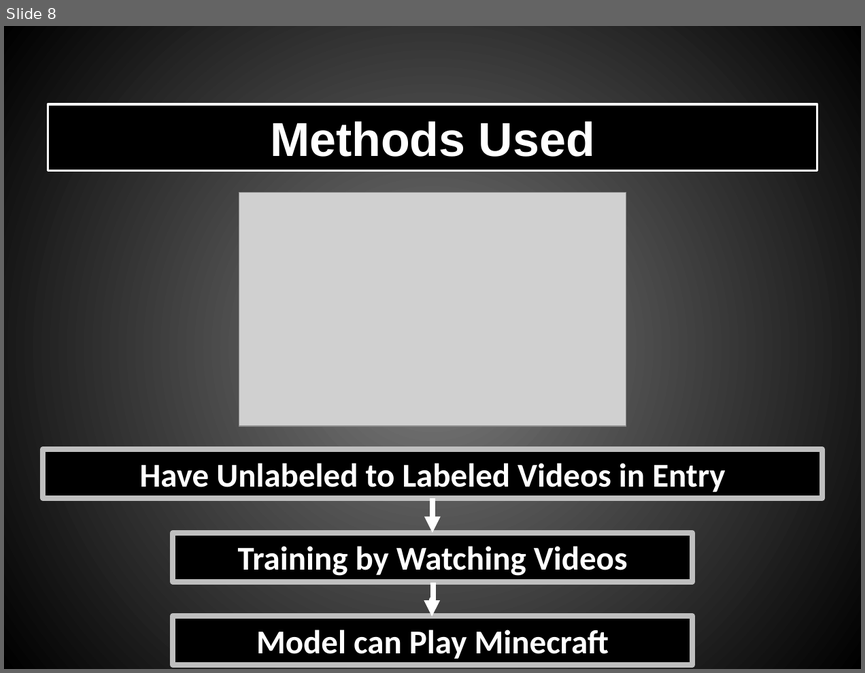
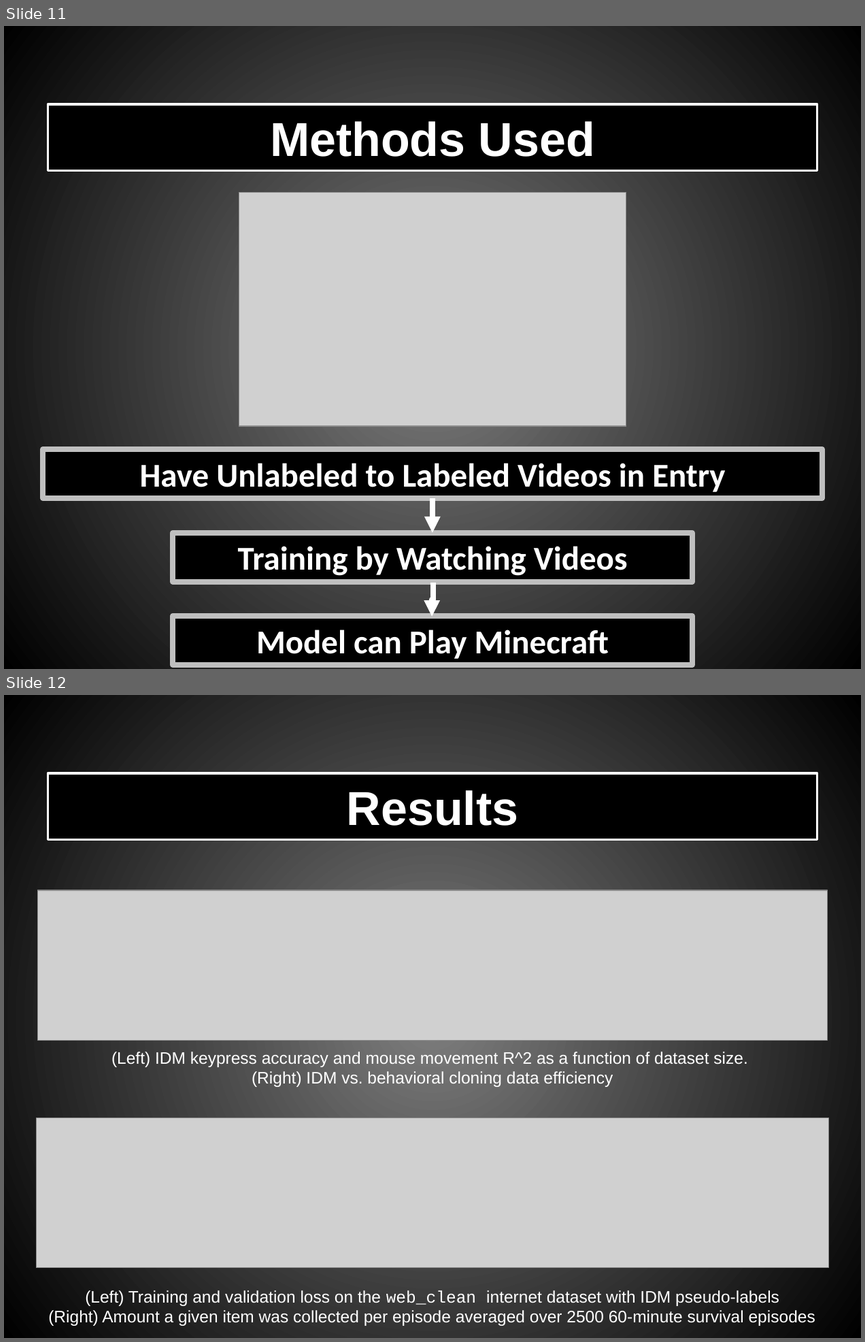
Before and after one commit to Shooterah/M1_DSC, a slide deck: Anglais/ORAL_3/Pereira_Doffemont_Minecraft_OpenAI.pptx. Shown one above the other, each under a label of ours: slide 8 before the commit, slides 11 and 12 after it. The pictures are 865x673 and 865x1342 pixels, drawn with LibreOffice and Linux fonts; fonts in the diff are those of the drawing; grey boxes stand for pictures. Boxes give left, top, right and bottom in pixels: in the first picture for what was removed or moved away, otherwise in the second. Text is boxed around its words. In the diff, an @@ line names an element or a change of style, - is before the commit and + after.

```diff
--- a/Anglais/ORAL_3/Pereira_Doffemont_Minecraft_OpenAI.pptx
+++ b/Anglais/ORAL_3/Pereira_Doffemont_Minecraft_OpenAI.pptx
@@ slide 12 added at box(4, 695, 861, 1338), background gradient #7F7F7F to #000000 @@
@@ rectangle added at box(48, 774, 817, 840), fill #000000, outline #FFFFFF 2 pt, 40 pt, text #FFFFFF, bold @@
+Results
@@ picture added at box(37, 890, 827, 1040) @@
@@ text added at box(111, 1051, 747, 1087), 14 pt, text #FFFFFF @@
+(Left) IDM keypress accuracy and mouse movement R^2 as a function of dataset size.
+(Right) IDM vs. behavioral cloning data efficiency
@@ picture added at box(36, 1117, 828, 1268) @@
@@ text added at box(48, 1290, 815, 1325), 14 pt, text #FFFFFF @@
+(Left) Training and validation loss on the web_clean internet dataset with IDM pseudo-labels
+(Right) Amount a given item was collected per episode averaged over 2500 60-minute survival episodes
@@ what was slide 8 is now slide 11 @@
```
Also in this commit, not shown: 1 slide changed, 5 other slides added, 1 slide removed, 5 other files.
